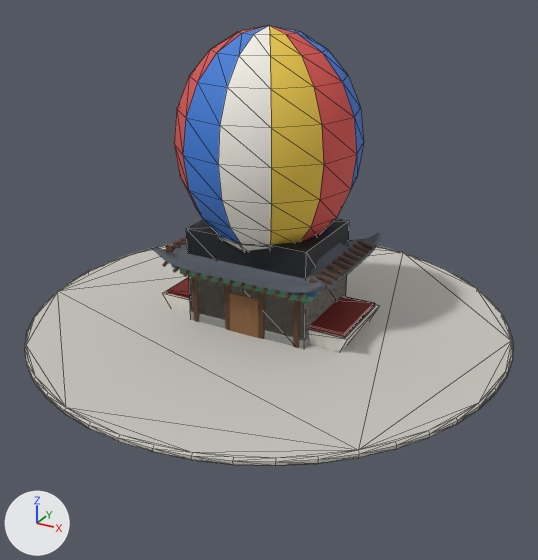
Two versions of the glTF model media/drive/props.glb, one commit apart.
Camera for both pictures: a 50 mm camera at (8.27, -15.04, 8.65) aimed at (0.29, -0.54, 1.4). Lighting does not change. The marker at lower left points along +X, +Y and +Z. The picture after the commit comes second. Mesh edges are drawn as thin lines on the coarser meshes. Vertices at exactly the same position are counted once.

Names of what the first picture shows: 'balloon', 'ferry', 'naxi_house', 'naxi_house__col0', 'platform'.
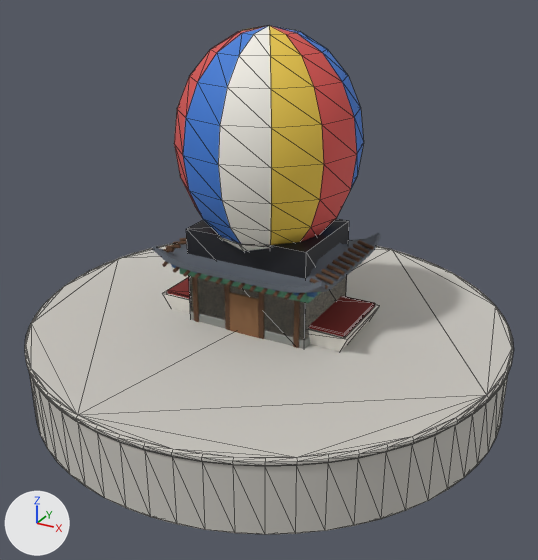
Pixel boxes (x1, y1, x2, y2) of what changed, in the pictures (538 x 560 px; the box of a moved part takes in the faces that stretch with it):
'platform', reshaped (30% taller): before (25, 243, 513, 466); after (25, 243, 513, 534)
part 1 of me_platform, added: after (30, 375, 508, 534)
part 2 of me_platform, moved or reshaped: (26, 243, 513, 466) in both

Diff of the bpy script that builds the scene:
```diff
--- a/media/drive/props.glb.py
+++ b/media/drive/props.glb.py
@@ me_platform @@
 # used by ob_platform; location = (0.0, 0.0, 0.0)
-me_platform.from_pydata(...)  # 192 vertices, 380 faces; spans x -6.0..6.0, y -6.0..6.0, z 0.0..0.18
+me_platform.from_pydata(...)  # 384 vertices, 760 faces; spans x -6.0..6.0, y -6.0..6.0, z -1.6..0.18
+# me_platform part 1: a new loose piece, a 64-sided cylinder along z spanning x -5.96..5.96, y -5.96..5.96, z -1.6..0.0, in mat_concrete (light grey #c9c6bf)
+# me_platform part 2: 80 vertices moved from x -5.95..5.95, y -5.95..5.95, z 0.05..0.18 to x -5.97..5.97, y -5.97..5.97, z 0.05..0.18; 48 vertices removed from x -5.9..5.9, y -5.9..5.9, z 0.0..0.18; 112 vertices added at x -5.92..5.92, y -5.92..5.92, z 0.0..0.18
 me_platform.materials.append(mat_concrete)
```
